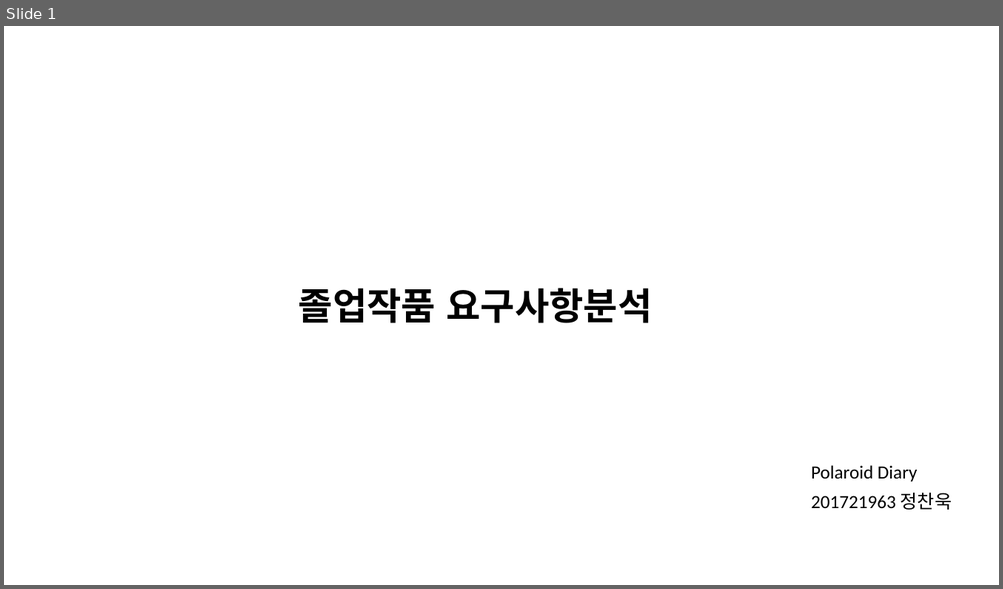
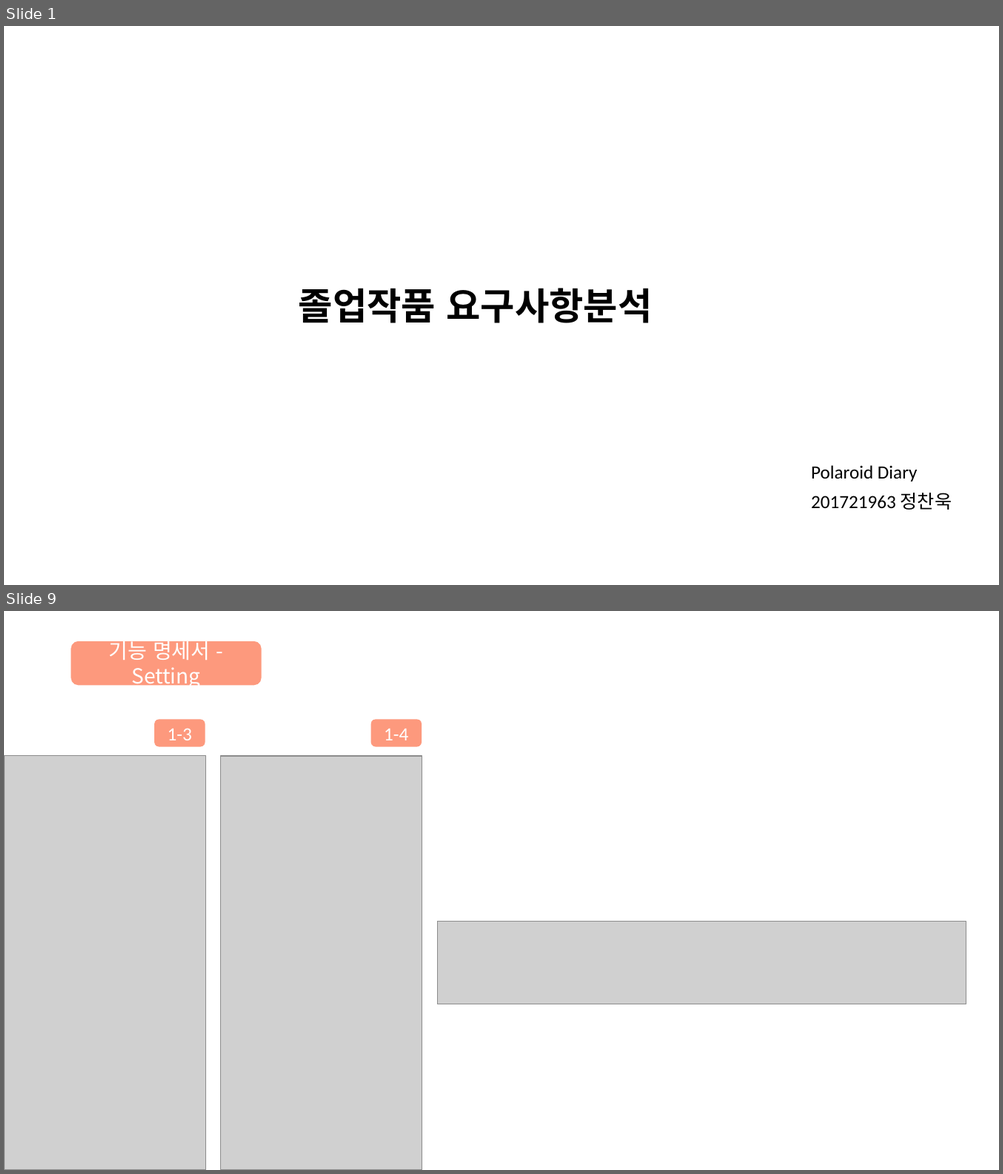
Before and after one commit to chaeHaram/University, a slide deck: 4-1/소프트웨어 종합설계/7주차/졸업작품 요구사항분석.pptx. Shown one above the other, each under a label of ours: slide 1 before the commit, slides 1 and 9 after it; the slides between them are not shown. The pictures are 1003x589 and 1003x1174 pixels, drawn with LibreOffice and Linux fonts; fonts in the diff are those of the drawing; grey boxes stand for pictures. Boxes give left, top, right and bottom in pixels: in the first picture for what was removed or moved away, otherwise in the second. Text is boxed around its words. In the diff, an @@ line names an element or a change of style, - is before the commit and + after.

```diff
--- a/4-1/소프트웨어 종합설계/7주차/졸업작품 요구사항분석.pptx
+++ b/4-1/소프트웨어 종합설계/7주차/졸업작품 요구사항분석.pptx
@@ slide 9 added at [4,611,999,1170], background #FFFFFF @@
@@ rounded rectangle added at [71,641,262,686], fill #FD997D, 20 pt, text #FFFFFF @@
+기능 명세서 - Setting
@@ rounded rectangle added at [155,719,205,747], fill #FD997D, 18 pt, text #FFFFFF @@
+1-3
@@ rounded rectangle added at [371,719,422,747], fill #FD997D, 18 pt, text #FFFFFF @@
+1-4
@@ picture added at [4,756,205,1170] @@
@@ picture added at [221,756,422,1170] @@
@@ picture added at [437,921,966,1004] @@
```
Also in this commit, not shown: 1 slide changed, 7 other slides added, 12 other files.
